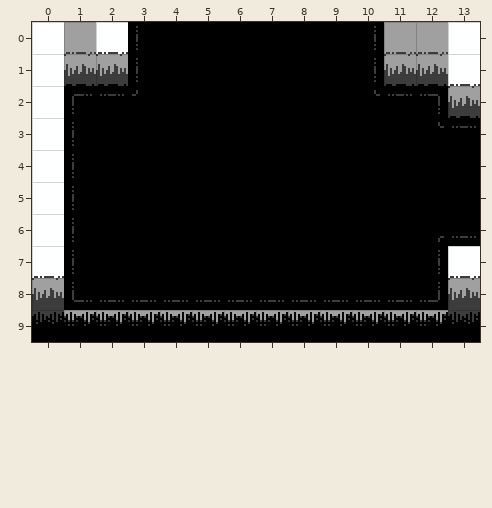
One commit to this Tiled map: art/rooms/GrassyTest_Standard_NE.tmx. This is how it looked before the edit.
Cells are 16x16 px. Shown: x 0..13, y 0..9. Tiles whose own drawing changed are shown in their newer look in all pictures.
The same view after the edit:
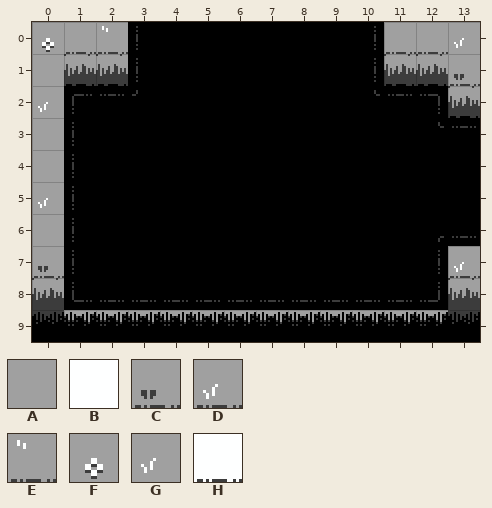
Key: from "MapTiles": A 2 "map", B 3 "map", C 18 "map", D 20 "map", E 21 "map", F 22 "map", G 23 "map", H 24 "map".
_ is an empty cell, . an unchanged one.
Change:
--- layer "Tile Layer 1"
@@ x 0..13 @@
- 0 B.H..........B
- 1 B............H
- 2 B.............
- 3 B.............
- 4 B.............
- 5 B.............
- 6 B.............
- 7 H............H
+ 0 F.E..........G
+ 1 A............C
+ 2 G.............
+ 3 A.............
+ 4 A.............
+ 5 G.............
+ 6 A.............
+ 7 C............D
